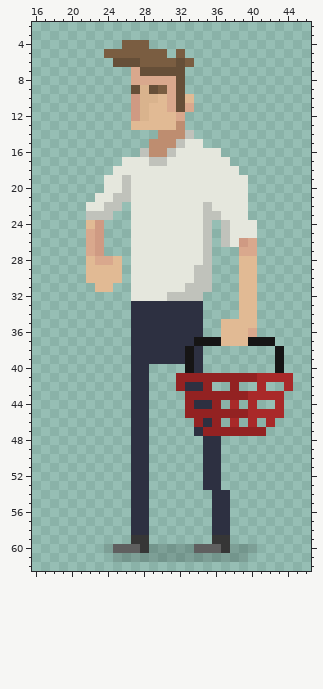
Two versions of one pixel-art sprite, Bag Boyz/Assets/Sprites/Player/Interact/Interact_Left/Interact_Left4.png. Above is the file before it was changed.
The file is 64x64 pixels. Shown: x 16..46, y 2..62.
Now the later version:
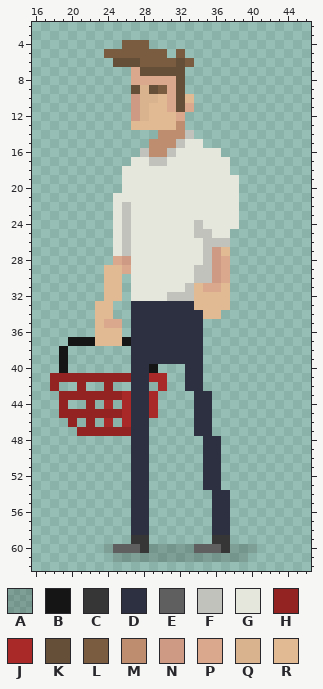
Palette (. is transparent): A #0000002a  B #161515  C #363636  D #2d3041  E #5f5f5f  F #c0c2bb  G #e5e7dd  H #932222  J #a92929  K #664f38  L #7a5d41  M #be8d70  N #cf9a83  P #d9a88d  Q #d9b38d  R #e1ba94
Edits made:
Colour B now appears in row 37 at x 20 to 22 and 26; in rows 38 to 39 at x 19; in row 40 at x 19 and 29.
The author changed colour B to colour D in row 37 at x 34; in rows 38 to 40 at x 33.
The author changed colour H to colour D in row 41 at x 33 to 34; in row 43 at x 34 to 35; in row 45 at x 34 to 35; in row 46 at x 34; in row 47 at x 35.
Colour F now appears in rows 22 to 25 at x 26; in row 26 at x 26 and 36; in row 27 at x 26.
The author changed colour G to colour F in rows 24 to 25 at x 34.
Colour G now appears in row 23 at x 25; in rows 24 to 25 at x 25 and 36; in rows 26 to 27 at x 25.
The author changed colour F to colour G in rows 19 to 20 at x 26; in row 21 at x 25 to 26; in row 22 at x 25 and 35; in row 23 at x 35 to 36; in row 24 at x 35 and 37; in row 25 at x 37.
Colour H now appears in row 41 at x 18 to 26; in row 42 at x 18, 21 and 24; in row 43 at x 19 to 25; in row 44 at x 19 and 22; in row 45 at x 19 to 25; in row 46 at x 20 and 22.
Colour H now appears in row 47 at x 21 to 26.
Colour J now appears in row 41 at x 29 to 30; in row 42 at x 30; in row 43 at x 26 and 29; in row 44 at x 24, 26 and 29; in row 45 at x 26 and 29; in row 46 at x 24 and 26.
Colour N now appears in row 27 at x 36; in row 28 at x 26 and 36; in rows 29 to 30 at x 36.
Colour P now appears in row 28 at x 37; in row 29 at x 26 and 37; in row 30 at x 37; in row 31 at x 36; in row 35 at x 24 to 25.
The author changed colour F to colour P in row 31 at x 35.
The author changed colour R to colour P in row 28 at x 25.
Colour R now appears in row 27 at x 37; in row 31 at x 25 and 37; in row 32 at x 24 to 25 and 35 to 37; in row 33 at x 23 to 24 and 35 to 37; in row 34 at x 23 to 24 and 35 to 36; in row 35 at x 23.
Colour R now appears in rows 36 to 37 at x 23 to 25.
The author changed colour D to colour R in row 33 at x 34.
The author changed colour F to colour R in rows 31 to 32 at x 34.
The author cleared colour B in row 37 at x 35 to 36 and 40 to 42; in rows 38 to 40 at x 43.
The author cleared colour F in row 22 at x 24; in row 23 at x 22 to 24.
The author cleared colour G in row 17 at x 26; in row 18 at x 25 and 38; in rows 19 to 20 at x 24 to 25 and 39; in row 21 at x 23 to 24 and 39; in row 22 at x 22 to 23 and 39; in row 23 at x 39.
The author cleared colour G in row 24 at x 39 to 40; in row 25 at x 38 to 40; in row 26 at x 38.
The author cleared colour H in row 41 at x 32 and 35 to 40; in row 42 at x 32, 35 and 38; in row 43 at x 33 and 36 to 39; in row 44 at x 33 and 36; in row 45 at x 33 and 36 to 39; in row 46 at x 36.
The author cleared colour H in row 47 at x 36 to 41.
The author cleared colour J in row 41 at x 41 to 44; in row 42 at x 41 and 44; in row 43 at x 40 to 43; in row 44 at x 38, 40 and 43; in row 45 at x 40 to 43; in row 46 at x 38, 40 and 42.
The author cleared colour N in rows 24 to 25 at x 23; in row 26 at x 23 and 39; in row 27 at x 23.
The author cleared colour P in row 25 at x 22; in row 26 at x 22 and 40; in row 27 at x 22 and 39 to 40; in row 28 at x 23 to 24; in row 36 at x 40.
The author cleared colour R in row 24 at x 22; in row 28 at x 22 and 39 to 40; in rows 29 to 30 at x 22 to 23 and 39 to 40; in row 31 at x 23 and 39 to 40; in rows 32 to 34 at x 39 to 40; in row 35 at x 37 to 40.
The author cleared colour R in rows 36 to 37 at x 37 to 39.
Pixel boxes of the changes (left, top, right, bottom) in both pictures:
changed: (50, 157, 293, 436)
